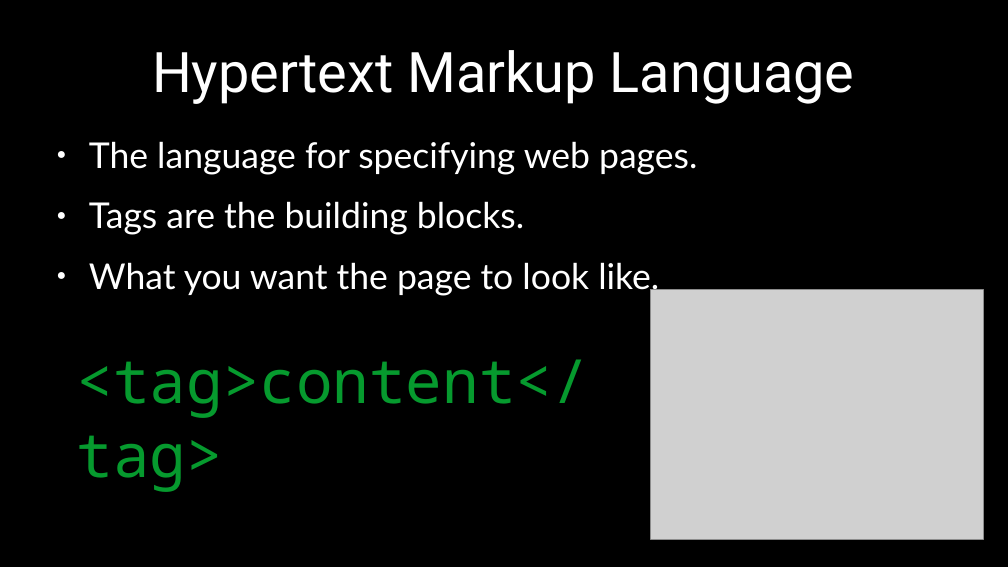
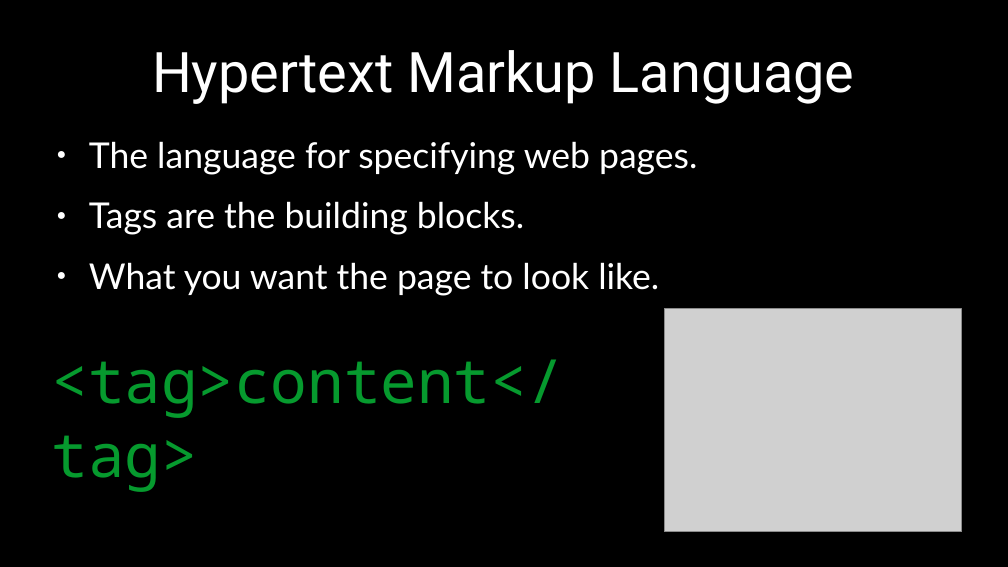
Before and after one commit to alexacallmebaka/htmlflasksql, a slide deck: slide 5 of slides/deck.odp (slide 4 before the commit). Drawn at 1008x567 pixels with LibreOffice and Linux fonts; fonts in the diff are those of the drawing; grey boxes stand for pictures. Boxes give left, top, right and bottom in pixels: in the first picture for what was removed or moved away, otherwise in the second. Text is boxed around its words. In the diff, an @@ line names an element or a change of style, - is before the commit and + after.

Commit message:
updated deck

```diff
--- a/slides/deck.odp
+++ b/slides/deck.odp
@@ picture: place and size @@
-picture at bbox=[651, 290, 983, 539]
+picture at bbox=[664, 309, 961, 532]
@@ text "<tag>content</tag>": place and size @@
-text "<tag>content</tag>" at bbox=[77, 359, 589, 492]
+text "<tag>content</tag>" at bbox=[52, 359, 564, 492]
```
Also in this commit, not shown: 2 other slides changed, 14 slides added, 2 slides removed.
